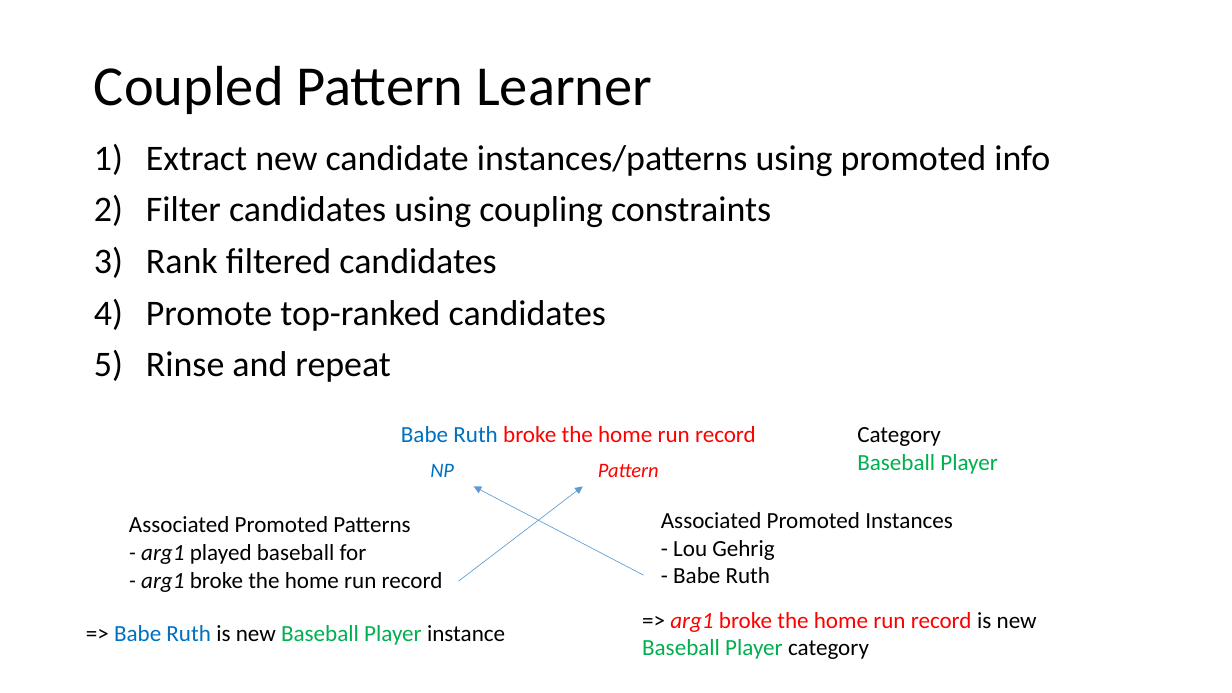
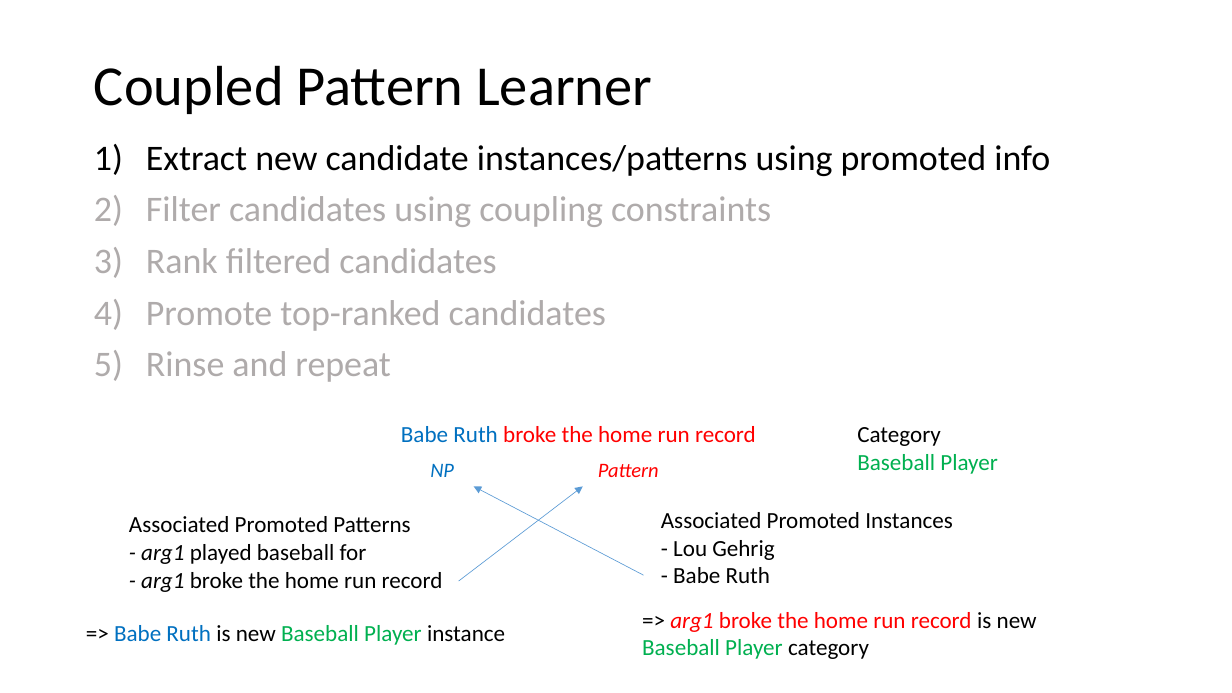
Before and after one commit to aritter/aritter.github.io, a slide deck: slide 9 of courses/slides/carlson2010_presentation.pptx (slide 8 before the commit). Drawn at 1232x693 pixels with LibreOffice and Linux fonts; fonts in the diff are those of the drawing. Boxes give left, top, right and bottom in pixels: in the first picture for what was removed or moved away, otherwise in the second. Text is boxed around its words. In the diff, an @@ line names an element or a change of style, - is before the commit and + after.

```diff
--- a/courses/slides/carlson2010_presentation.pptx
+++ b/courses/slides/carlson2010_presentation.pptx
@@ text at box(146, 196, 771, 382): text colour #000000 to #AFABAB in "Filter candidates using coupling constraints", "Rank filtered candidates", "Promote top-ranked candidates", "Rinse and repeat" @@
```
Also in this commit, not shown: 6 other slides changed, 3 slides added.
